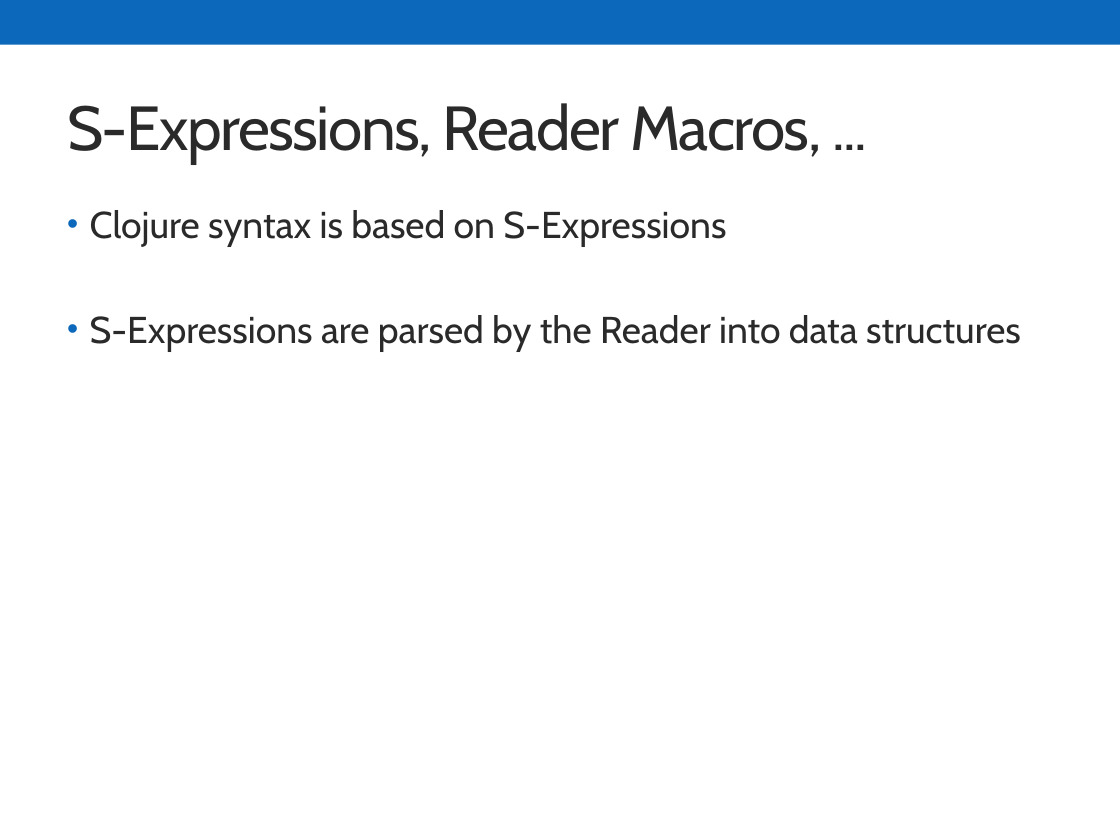
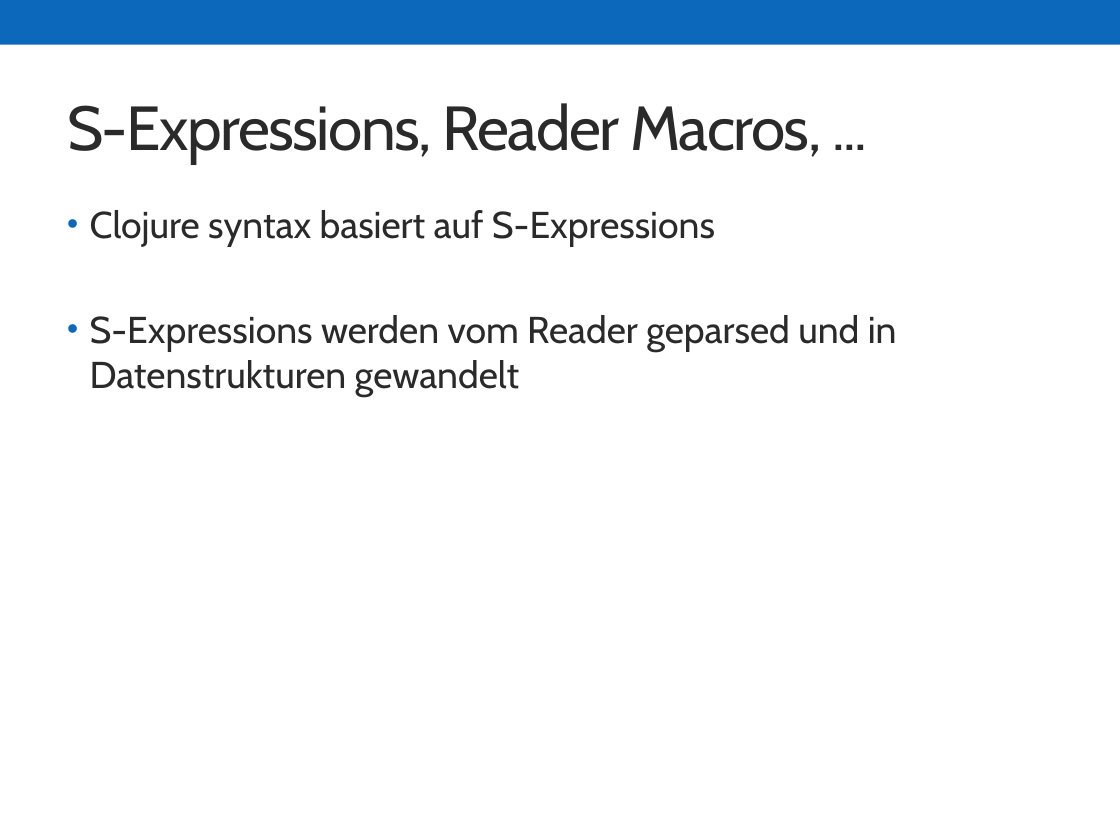
Before and after one commit to skonair/presentations, a slide deck: slide 21 of jugbi-fp-20141119/20141119_FP.pptx (slide 20 before the commit). Drawn at 1120x840 pixels with LibreOffice and Linux fonts; fonts in the diff are those of the drawing. Boxes give left, top, right and bottom in pixels: in the first picture for what was removed or moved away, otherwise in the second. Text is boxed around its words. In the diff, an @@ line names an element or a change of style, - is before the commit and + after.

```diff
--- a/jugbi-fp-20141119/20141119_FP.pptx
+++ b/jugbi-fp-20141119/20141119_FP.pptx
@@ text at [90, 210, 897, 396]: text changed @@
-• Clojure syntax is based on S-Expressions
-• S-Expressions are parsed by the Reader into data structures
+• Clojure syntax basiert auf S-Expressions
+• S-Expressions werden vom Reader geparsed und in Datenstrukturen gewandelt
```
Also in this commit, not shown: 4 other slides changed, 3 slides added, 1 slide removed.
